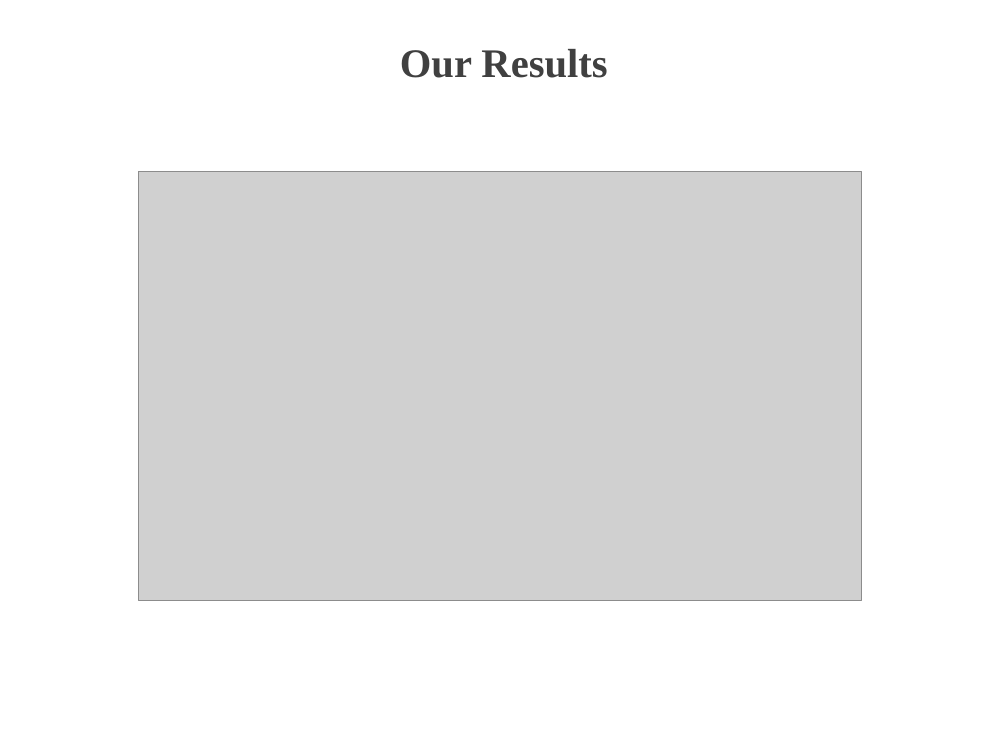
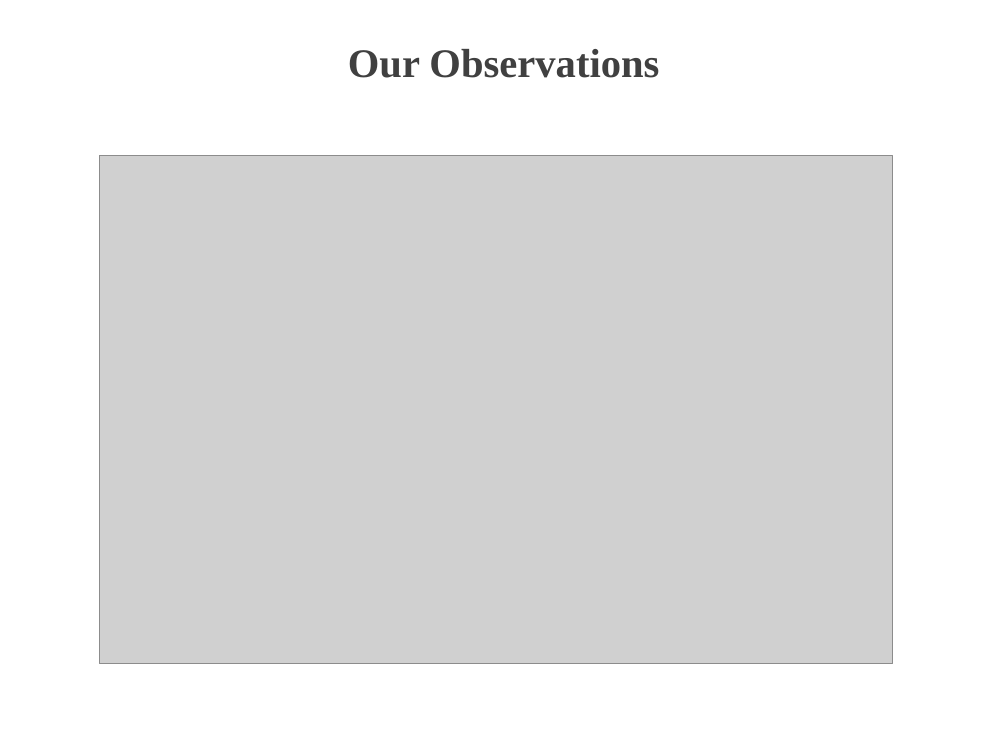
Before and after one commit to TZstatsADS/Spr2017-proj4-team13, a slide deck: slide 11 of doc/presentation.pptx (slide 10 before the commit). Drawn at 1008x756 pixels with LibreOffice and Linux fonts; fonts in the diff are those of the drawing; grey boxes stand for pictures; background and template pictures are left out. Boxes give left, top, right and bottom in pixels: in the first picture for what was removed or moved away, otherwise in the second. Text is boxed around its words. In the diff, an @@ line names an element or a change of style, - is before the commit and + after.

```diff
--- a/doc/presentation.pptx
+++ b/doc/presentation.pptx
@@ title at box(348, 49, 659, 78): text changed @@
-Our Results
+Our Observations
@@ picture: place and size @@
-picture at box(139, 171, 862, 600)
+picture at box(99, 156, 892, 664)
```
Also in this commit, not shown: 8 other slides changed, 3 slides added, 3 slides removed.
